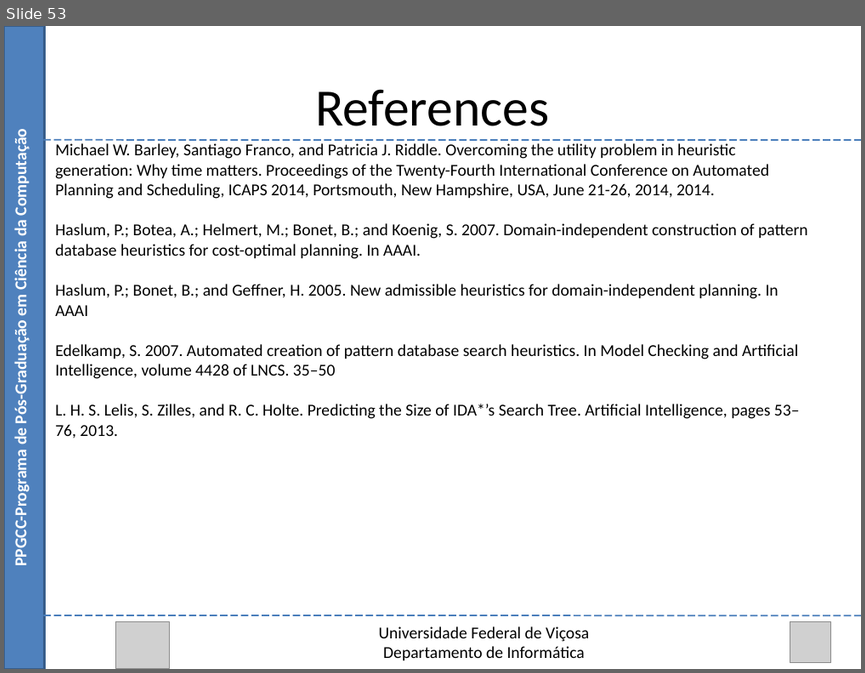
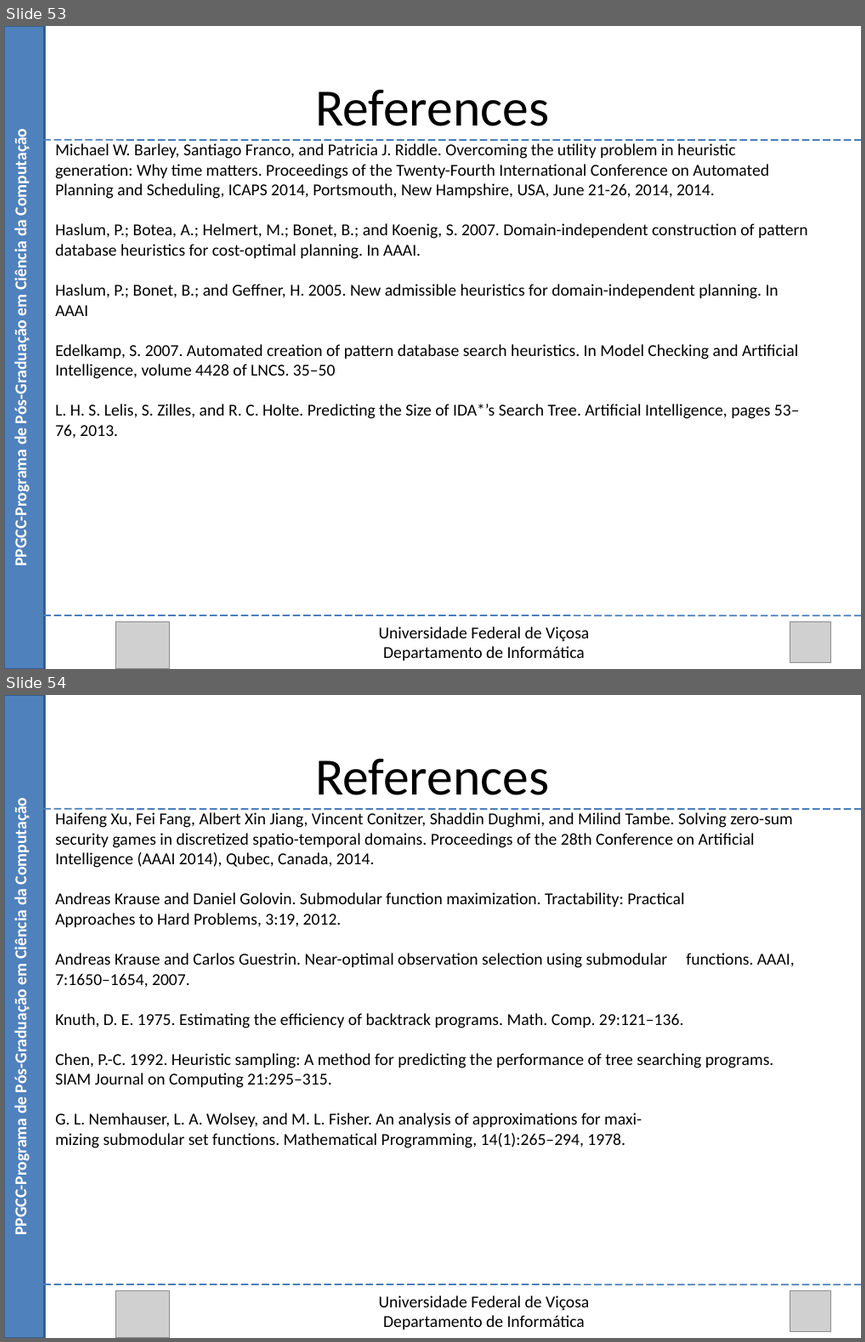
Before and after one commit to Marvinsky/research-marvin, a slide deck: latex/odp/selection heuristics.odp. Shown one above the other, each under a label of ours: slide 53 before the commit, slides 53 and 54 after it. The pictures are 865x673 and 865x1342 pixels, drawn with LibreOffice and Linux fonts; fonts in the diff are those of the drawing; grey boxes stand for pictures. Boxes give left, top, right and bottom in pixels: in the first picture for what was removed or moved away, otherwise in the second. Text is boxed around its words. In the diff, an @@ line names an element or a change of style, - is before the commit and + after.

Commit message:
31/08/15 update exp1 and selection heuristic.odp

```diff
--- a/latex/odp/selection heuristics.odp
+++ b/latex/odp/selection heuristics.odp
@@ slide 54 added at (x1=4, y1=695, x2=861, y2=1338), background #FFFFFF @@
@@ rectangle added at (x1=4, y1=695, x2=44, y2=1338), fill #4F81BD, outline #385D8A 2.01 pt @@
@@ text added at (x1=315, y1=758, x2=549, y2=795), 44 pt, text #000000 @@
+References
@@ text added at (x1=11, y1=805, x2=31, y2=1231), 14 pt, text #FFFFFF, bold @@
+PPGCC-Programa de Pós-Graduação em Ciência da Computação
@@ line added from (44, 809) to (861, 809), #4A7EBB 1.25 pt @@
@@ text added at (x1=55, y1=812, x2=793, y2=1148), 14 pt, text #000000 @@
+Haifeng Xu, Fei Fang, Albert Xin Jiang, Vincent Conitzer, Shaddin Dughmi, and Milind Tambe. Solving zero-sum security games in discretized spatio-temporal domains. Proceedings of the 28th Conference on Artificial Intelligence (AAAI 2014), Qubec, Canada, 2014.
+Andreas Krause and Daniel Golovin. Submodular function maximization. Tractability: Practical
+Approaches to Hard Problems, 3:19, 2012.
+Andreas Krause and Carlos Guestrin. Near-optimal observation selection using submodular functions. AAAI, 7:1650–1654, 2007.
+Knuth, D. E. 1975. Estimating the efficiency of backtrack programs. Math. Comp. 29:121–136.
+Chen, P.-C. 1992. Heuristic sampling: A method for predicting the performance of tree searching programs. SIAM Journal on Computing 21:295–315.
+G. L. Nemhauser, L. A. Wolsey, and M. L. Fisher. An analysis of approximations for maxi-
+mizing submodular set functions. Mathematical Programming, 14(1):265–294, 1978.
@@ line added from (44, 1285) to (861, 1285), #4A7EBB 1.25 pt @@
@@ picture added at (x1=115, y1=1291, x2=169, y2=1338) @@
@@ text added at (x1=379, y1=1295, x2=589, y2=1329), 14 pt, text #000000 @@
+Universidade Federal de Viçosa
+Departamento de Informática
@@ picture added at (x1=789, y1=1291, x2=831, y2=1331) @@
```
Also in this commit, not shown: 5 slides changed, 1 other slide added, 10 other files.
